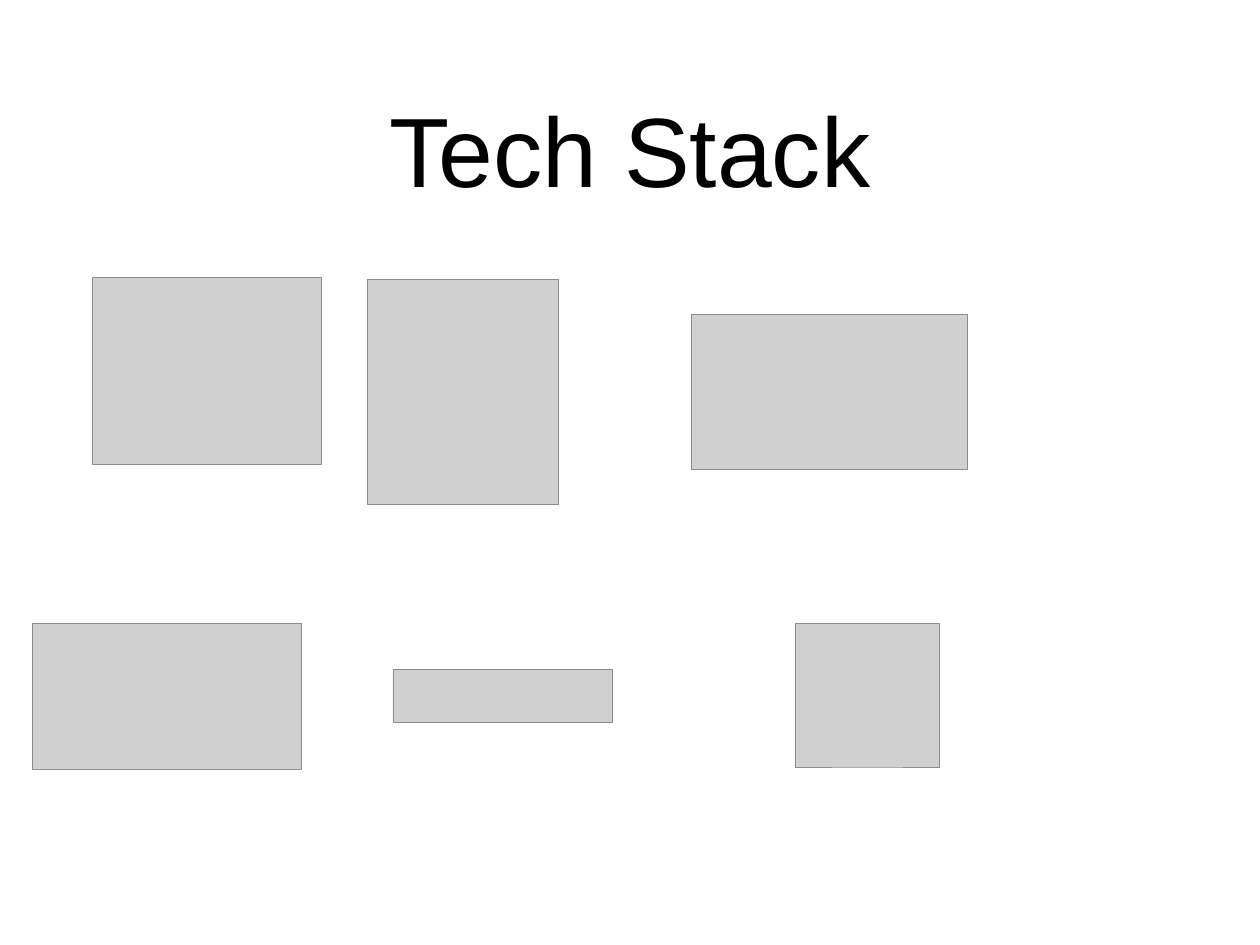
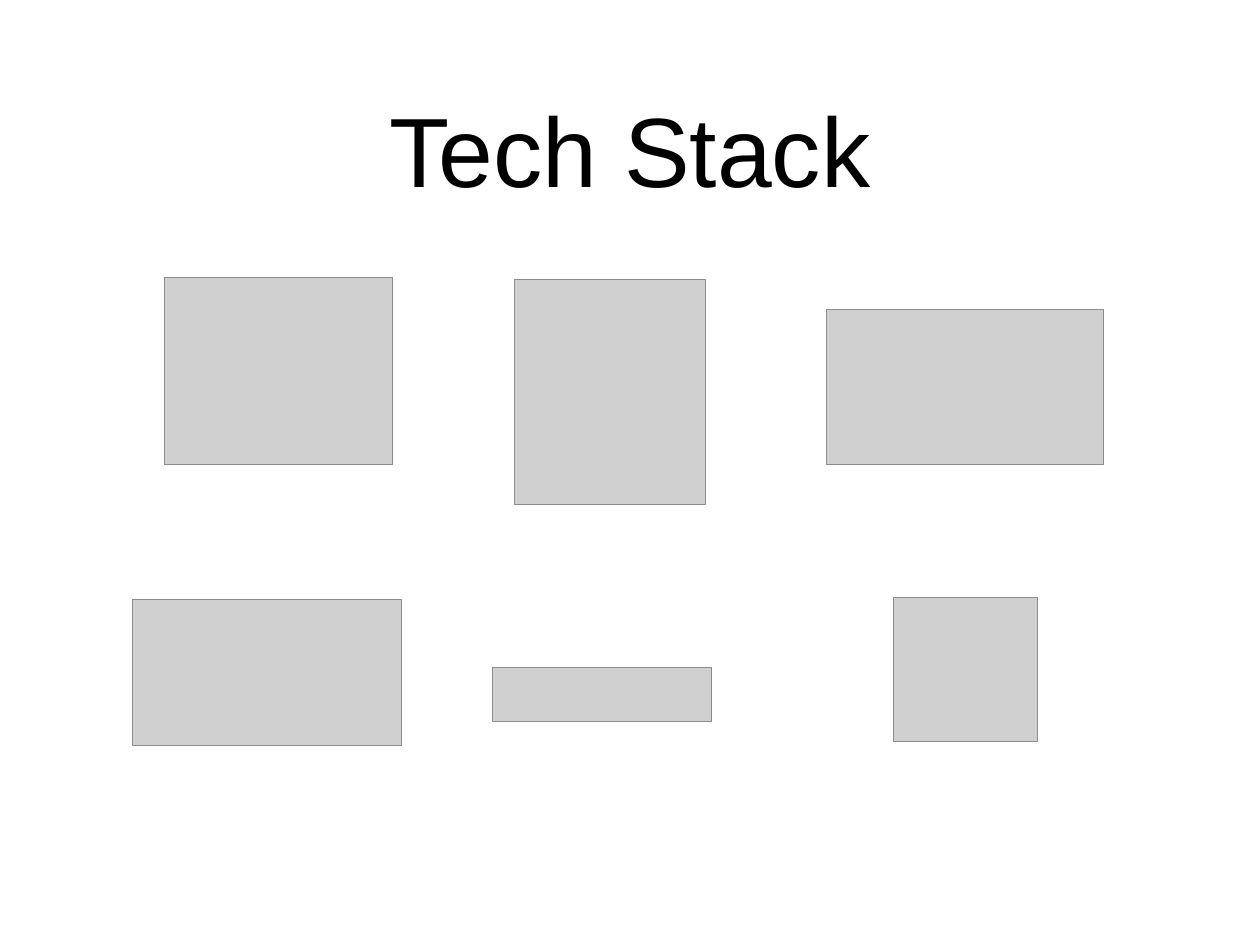
Before and after one commit to Asefaw/cuny-books, a slide deck: slide 3 of docs/Final-Presentaion.pptx. Drawn at 1260x945 pixels with LibreOffice and Linux fonts; fonts in the diff are those of the drawing; grey boxes stand for pictures. Boxes give left, top, right and bottom in pixels: in the first picture for what was removed or moved away, otherwise in the second. Text is boxed around its words. In the diff, an @@ line names an element or a change of style, - is before the commit and + after.

```diff
--- a/docs/Final-Presentaion.pptx
+++ b/docs/Final-Presentaion.pptx
@@ picture: place and size @@
-picture at bbox=[92, 277, 321, 464]
+picture at bbox=[164, 277, 393, 464]
@@ picture: place and size @@
-picture at bbox=[368, 280, 559, 504]
+picture at bbox=[515, 280, 706, 504]
@@ picture: place and size @@
-picture at bbox=[691, 315, 968, 470]
+picture at bbox=[827, 309, 1103, 464]
@@ picture: place and size @@
-picture at bbox=[796, 624, 939, 767]
+picture at bbox=[893, 597, 1037, 741]
@@ picture: place and size @@
-picture at bbox=[33, 624, 301, 769]
+picture at bbox=[133, 600, 401, 745]
@@ picture: place and size @@
-picture at bbox=[393, 670, 613, 723]
+picture at bbox=[492, 668, 712, 721]
```
Also in this commit, not shown: 4 other slides changed, 1 slide removed.
